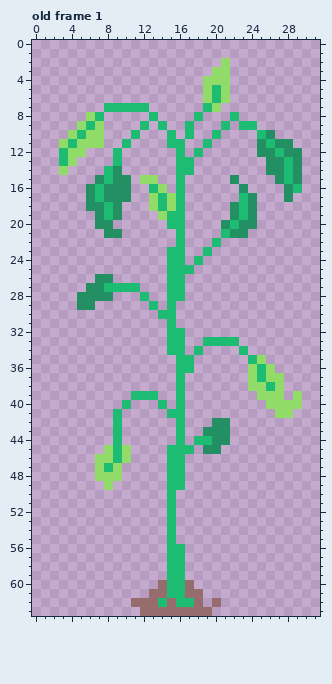
Edited in one commit: pixel-art file (Assets/Tall.aseprite). Above is the file before it was changed.
32x64 pixels, 1 frame. Shown: old frame 1. The commit also changed other frames, which this record leaves out.
The same view after the edit:
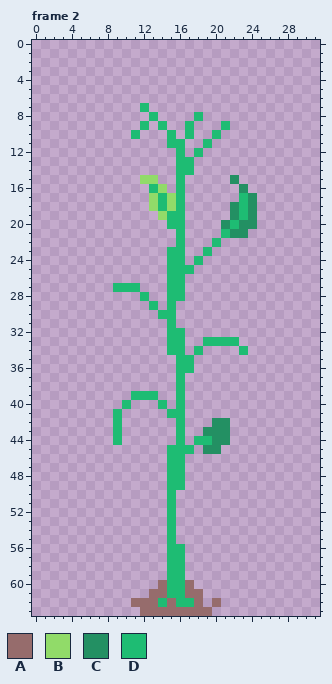
Palette (. is transparent): A #966c6c  B #91db69  C #239063  D #1ebc73
A new or re-ordered frame is compared with the old frame closest to it.
Difference:
frames 1 -> 5
Frame 2 is new; against old frame 1:
Colour B is removed in row 2 at x 21; in row 3 at x 20 to 21; in row 4 at x 19 to 21; in rows 5 to 6 at x 19 and 21; in row 7 at x 20; in row 8 at x 6.
Colour B is removed in row 9 at x 5 and 7; in row 10 at x 4 and 6 to 7; in row 11 at x 3 and 5 to 7; in row 12 at x 4 to 5; in row 13 at x 4; in row 14 at x 3.
Colour B is removed in row 35 at x 25; in row 36 at x 24 and 26; in row 37 at x 24 and 26 to 27; in row 38 at x 24 to 25 and 27; in row 39 at x 25 to 27 and 29; in row 40 at x 26 to 29.
Colour B is removed in row 41 at x 27 to 28; in row 45 at x 8 and 10; in row 46 at x 7 to 8 and 10; in row 47 at x 7 and 9; in row 48 at x 7 to 9; in row 49 at x 8.
Colour C is removed in row 10 at x 26; in row 11 at x 25 and 27 to 28; in row 12 at x 25 to 26 and 28 to 29; in row 13 at x 26 to 27 and 29; in row 14 at x 9, 26 to 27 and 29; in row 15 at x 7, 9 to 10, 27 and 29.
Colour C is removed in rows 16 to 17 at x 6, 8 to 10 and 28; in row 18 at x 6 to 7 and 9; in row 19 at x 7 and 9; in row 20 at x 7 to 8; in row 21 at x 8 to 9; in row 26 at x 7 to 8.
Colour C is removed in row 27 at x 6 to 7; in row 28 at x 5 to 8; in row 29 at x 5 to 6.
Colour D is removed in rows 5 to 6 at x 20; in row 7 at x 8 to 11 and 19; in row 8 at x 7 and 22; in row 9 at x 6 and 23 to 24; in row 10 at x 5 and 25; in row 11 at x 4, 10 and 26.
Colour D is removed in row 12 at x 3, 9 and 27; in row 13 at x 3, 9 and 28; in rows 14 to 15 at x 8 and 28; in row 16 at x 7 and 29; in row 17 at x 7; in rows 18 to 19 at x 8.
Colour D is removed in row 27 at x 8; in row 35 at x 24; in rows 36 to 37 at x 25; in row 38 at x 26; in rows 45 to 46 at x 9; in row 47 at x 8.
